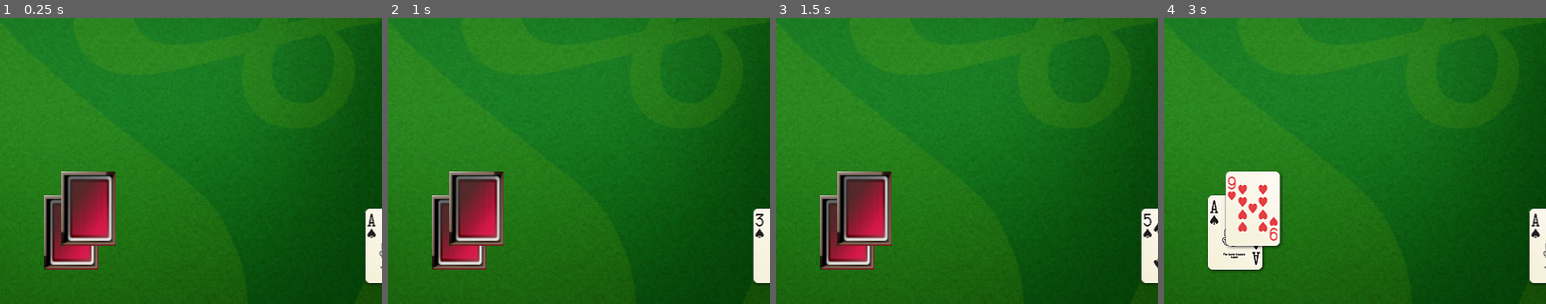
Above: before the commit, frames 1-4 (left to right).
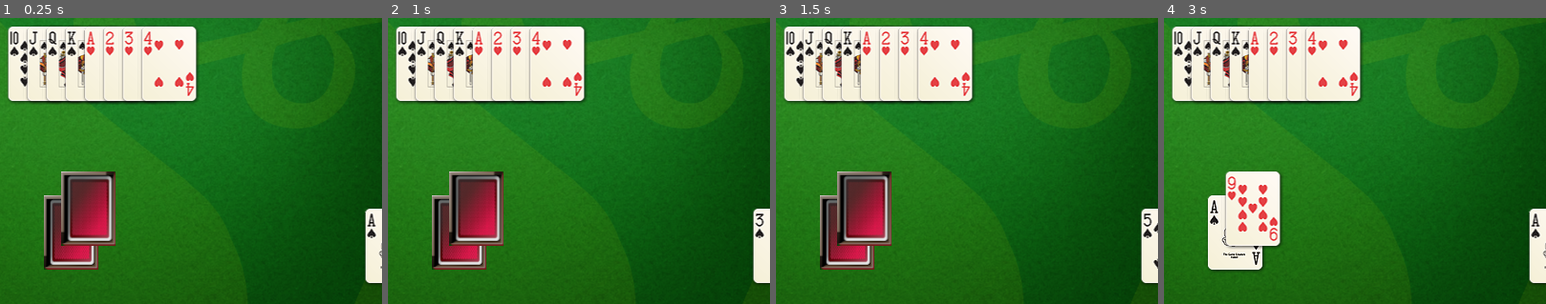
Above: after the commit, the same moments.

Repository: GizehFire/CoolBlackJack
Game: Godot game, scene res://scene/main.tscn
The game is run twice, just before and just after one commit, with the same random seed, the same clock (stepped at 60 frames per second) and the same inputs.
Inputs:
- Up to frame 1 (0.25 s): no input
- Up to frame 2 (1 s): click "Start" at 0.5 s
- Up to frame 3 (1.5 s): click "Start" at 1.25 s
- Up to frame 4 (3 s): click "Stop" at 2 s; click "Shuffle" at 2.75 s
The pictures show only the part of the screen within x 42-92%, y 34-84%; the shares and areas given below are measured in that part.

The runs differ from the first frame. In frame 1, 14% of the frame differs, in the area x 2-52%, y 2-30%; in frame 2, 14%; in frame 3, 14%; in frame 4, 14%.

Commit message:
deck-logic
- Refactor card spawning & add dictionary experiments
• Reworked card instantiation loop
    – Switched to `for i in range(count)` for clarity
    – Added typed array `neue_karten: Array[Sprite2D]`
    – Set final position in a single assignment
    – Applied texture before `add_child()` call
    – Renamed variables to snake_case
    – Managed deck index via `deck_number`
• Printed total number of spawned cards for debug
• Added exploratory dictionary examples in testmod.gd
    – Demonstrates array-to-dictionary mapping
    – Shows basic get/ set usage and clamping

Diff:
--- a/scripte/main.gd
+++ b/scripte/main.gd
@@ -15,18 +15,52 @@
 
 	# Konstante zur Auswahl eines bestimmten Karten-Frames (z. B. für Tests oder gezielte Anzeige)
 	const SELECT_CARDS: int = 7
+
 	# Ermittelt die maximale Anzahl an Frames (Karten) in der aktuellen Animation des AnimatedSprite2D
 	var maximal_cards: int = cards.sprite_frames.get_frame_count(cards.animation)
+
 	# Weist dem up_card-Sprite die Textur des Frame Nr. 7 zu (Index basiert auf SELECT_CARDS)
 	up_card.texture = cards.sprite_frames.get_frame_texture(cards.animation, SELECT_CARDS)
+
 	# Gibt die Anzahl der verfügbaren Karten (Frames) im Terminal aus
 	print("Anzahl der Karten: " + str(maximal_cards))
 
+	####
+	# up_card.texture = cards.sprite_frames.get_frame_texture(cards.animation, 9)
+	# up_card.texture = cards.sprite_frames.get_frame_texture(cards.animation, SELECT_CARDS)
+	var neue_karten: Array[Sprite2D]	= []
+	var deck_number: int = 9
+
+	# 8 Klone
+	for i in range(8):
+
+		var klon: Sprite2D = up_card.duplicate() as Sprite2D
+
+		# Textur aus SpriteFrames holen
+		klon.texture = cards.sprite_frames.get_frame_texture(cards.animation, deck_number)
+
+		# nächste Karte
+		deck_number += 1
+
+		# Position berechnen (Start + Versatz)
+		klon.position = Vector2(350 + (i + 1) * 20, 250)
+
+		# sichtbar machen
+		add_child(klon)
+
+		# im Array speichern
+		neue_karten.append(klon)
+
+	print("Es wurden ", neue_karten.size(), " Karten erzeugt.")
+	print(neue_karten)
+
+	####
 
 	my_deck = Utils.deck_shuffle() # Nur einmal mischen zu Beginn
 	# start_new_round()
 
 	actions = {
+
 		"Exit":    get_tree().quit,
 		"Start":   cards.play.bind("default"),
 		"Stop":    cards.stop,
@@ -38,7 +72,7 @@
 func set_shuffle_card(deck: Array[int]) -> Array[int]:
 	# reine Logik
 
-	var idx : Dictionary = Utils.get_card_indices(deck)
+	var idx : Dictionary = Utils.get_card_indices(my_deck)
 	var anim := cards.animation
 
 	first_card.texture  = cards.sprite_frames.get_frame_texture(anim, idx["first"])
--- a/scripte/module/utils.gd
+++ b/scripte/module/utils.gd
@@ -3,21 +3,23 @@
 extends Node
 
 func ensure_enough_cards(_deck: Array[int]) -> Array[int]:
+
 	if _deck.size() < 4:
 		print(" - New Mix - ")
 		return deck_shuffle()        # mischt ein neues 52-Karten-Deck
 	return _deck
 
-func get_card_indices(deck: Array[int]) -> Dictionary:
+func get_card_indices(_deck: Array[int]) -> Dictionary:
 	# zieht 4 Karten nacheinander und liefert ihre Indizes
 	return {
-		"first": deck.pop_front(),
-		"second": deck.pop_front(),
-		"up": deck.pop_front(),
-		"hole": deck.pop_front()
+		"first": _deck.pop_front(),
+		"second": _deck.pop_front(),
+		"up": _deck.pop_front(),
+		"hole": _deck.pop_front()
 	}
 
 func deck_shuffle () -> Array[int]:
+
 	var _deck:Array[int] = []
 
 	for i in 52:
@@ -26,6 +28,7 @@
 	return _deck
 
 func get_random_card_index() -> int:
+
 	var rng := RandomNumberGenerator.new()
 	rng.randomize()  # Wichtig! Macht den Zufall nicht vorhersehbar
 	return rng.randi_range(0, 51)
--- a/scripte/testmod.gd
+++ b/scripte/testmod.gd
@@ -1,21 +1,41 @@
 extends Node2D
+
 @onready var btn_okay: Button = $btn_okay
 
+# Modernes Property-Schema (Godot 4.x, GDScript 2)
+var _punkte: int = 0
 
-# Called when the node enters the scene tree for the first time.
+@export var punkte: int:
+
+	set(value):
+		# keine negativen Punkte
+		_punkte = clamp(value, 10, 100)
+		print("Neuer Punktestand:", _punkte)
+
+	get:
+
+		return _punkte
+
 func _ready() -> void:
 
-	var user: Dictionary = {
-	"Name":  "Falko",
-	"Punkte": 120,   # Integer statt "120"
-	"Leben":  10,
-	"ZieheWurzel": sqrt(64)
-}
-	print("Name: " + user["Name"])
-	print("Leben: " + str(user["Leben"]))
-	print("Punkte: " + str(user["Punkte"]))
-	print("Wurzel ziehen von 64: %0.1f" % user["ZieheWurzel"])
+	#punkte=-125
 
+	# var messwerte = [22, 65, 1012, 400, 37, 60, 1120, 350]
+
+	# print("[VOR]Messwerte: " + str(messwerte))
+	# var struktur = verarbeite_daten(messwerte)
+	# print(struktur)
+	# print("[NACHER]Messwerte: " + str(messwerte))
+	pass
+
+func verarbeite_daten(_daten: Array) -> Dictionary:
+
+	return {
+		"Temperatur": _daten.pop_front(),   # z. B. 22
+		"Luftfeuchtigkeit": _daten.pop_front(), # 65
+		"Luftdruck": _daten.pop_front(),     # 1012
+		"CO2": _daten.pop_front()            # 400
+	}
 
 
 func _on_btn_okay_pressed() -> void:
@@ -33,20 +53,13 @@
 
 				print("Pressed 'F5' Key")
 
-#func _close_modal (is_confirmed:bool) -> void:
-
-	# Diese Funktion aktiviert oder deaktiviert,
-	# ob ein Node die Methode überhaupt empfangen darf.
-
-#	set_process_unhandled_key_input(false)
-
-
 func okay():
 	wait_confirmation()
 	print("This will be printed immediately, before the user press the button.")
 
 
 func wait_confirmation():
+
 	print("Prompting user")
 	await btn_okay.button_down # Waits for the button_up signal from Button node.
 	print("User confirmed")
